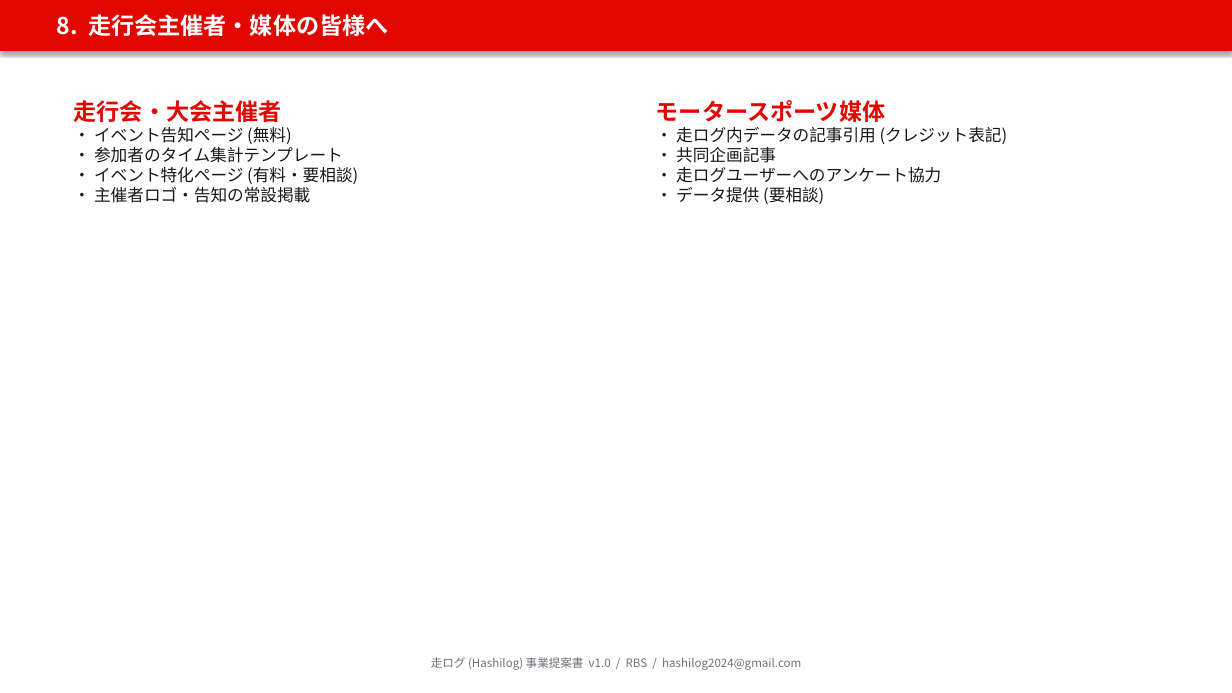
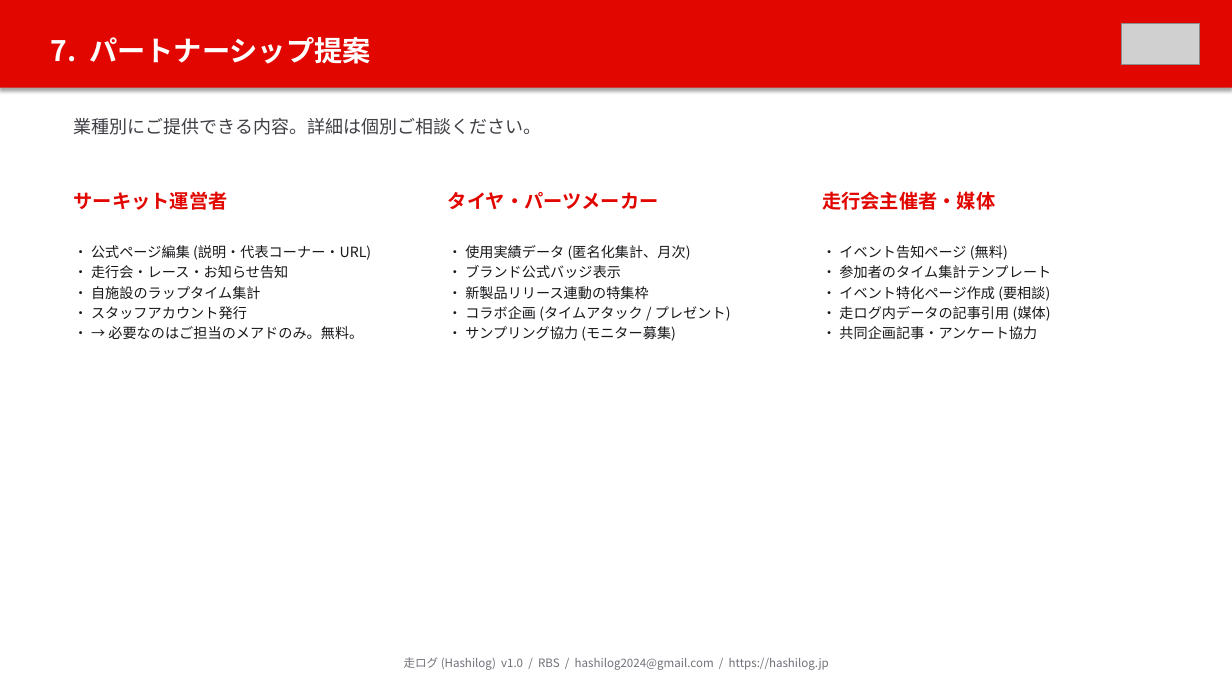
Before and after one commit to amebouzu/hashilog, a slide deck: slide 8 of docs/PROPOSAL.pptx (slide 16 before the commit). Drawn at 1232x693 pixels with LibreOffice and Linux fonts; fonts in the diff are those of the drawing; grey boxes stand for pictures. Boxes give left, top, right and bottom in pixels: in the first picture for what was removed or moved away, otherwise in the second. Text is boxed around its words. In the diff, an @@ line names an element or a change of style, - is before the commit and + after.

```diff
--- a/docs/PROPOSAL.pptx
+++ b/docs/PROPOSAL.pptx
@@ rectangle removed at bbox=[0, 0, 1232, 51] @@
-8. 走行会主催者・媒体の皆様へ
@@ rectangle added at bbox=[0, 0, 1232, 88], fill #E10600, 22 pt, text #FFFFFF, bold @@
+7. パートナーシップ提案
@@ picture added at bbox=[1121, 23, 1200, 65] @@
@@ text removed at bbox=[74, 100, 358, 203] @@
-走行会・大会主催者
-・ イベント告知ページ (無料)
-・ 参加者のタイム集計テンプレート
-・ イベント特化ページ (有料・要相談)
-・ 主催者ロゴ・告知の常設掲載
@@ text added at bbox=[74, 118, 542, 135], 14 pt, text #3F3F46 @@
+業種別にご提供できる内容。詳細は個別ご相談ください。
@@ text added at bbox=[74, 191, 228, 210], 15 pt, text #E10600, bold @@
+サーキット運営者
@@ text added at bbox=[448, 192, 659, 209], 15 pt, text #E10600, bold @@
+タイヤ・パーツメーカー
@@ text added at bbox=[822, 191, 995, 210], 15 pt, text #E10600, bold @@
+走行会主催者・媒体
@@ text added at bbox=[74, 245, 371, 339], 11 pt, text #18181B @@
+・ 公式ページ編集 (説明・代表コーナー・URL)
+・ 走行会・レース・お知らせ告知
+・ 自施設のラップタイム集計
+・ スタッフアカウント発行
+・ → 必要なのはご担当のメアドのみ。無料。
@@ text added at bbox=[448, 245, 731, 341], 11 pt, text #18181B @@
+・ 使用実績データ (匿名化集計、月次)
+・ ブランド公式バッジ表示
+・ 新製品リリース連動の特集枠
+・ コラボ企画 (タイムアタック / プレゼント)
+・ サンプリング協力 (モニター募集)
@@ text at bbox=[822, 245, 1051, 339]: text changed; size 13 to 11 pt @@
-モータースポーツ媒体
-・ 走ログ内データの記事引用 (クレジット表記)
-・ 共同企画記事
-・ 走ログユーザーへのアンケート協力
-・ データ提供 (要相談)
+・ イベント告知ページ (無料)
+・ 参加者のタイム集計テンプレート
+・ イベント特化ページ作成 (要相談)
+・ 走ログ内データの記事引用 (媒体)
+・ 共同企画記事・アンケート協力
@@ text at bbox=[404, 657, 829, 670]: text changed @@
-走ログ (Hashilog) 事業提案書 v1.0 / RBS / hashilog2024@gmail.com
+走ログ (Hashilog) v1.0 / RBS / hashilog2024@gmail.com / https://hashilog.jp
```
Also in this commit, not shown: 9 other slides changed, 9 slides removed, 3 other files.
